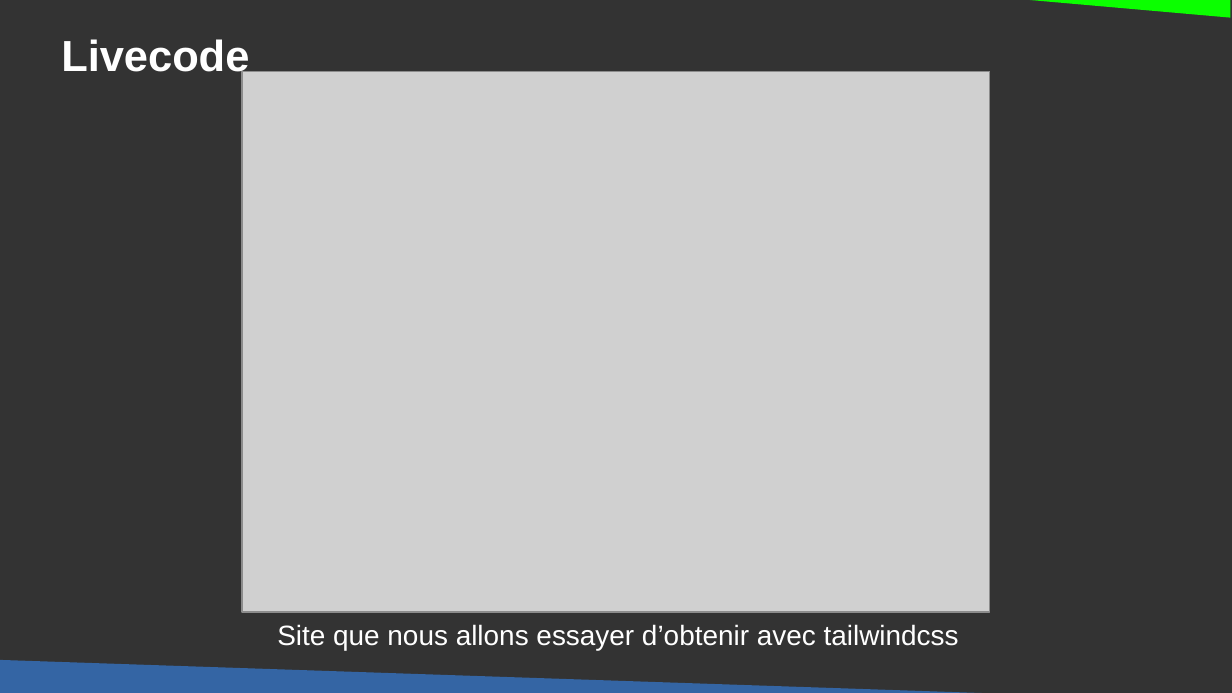
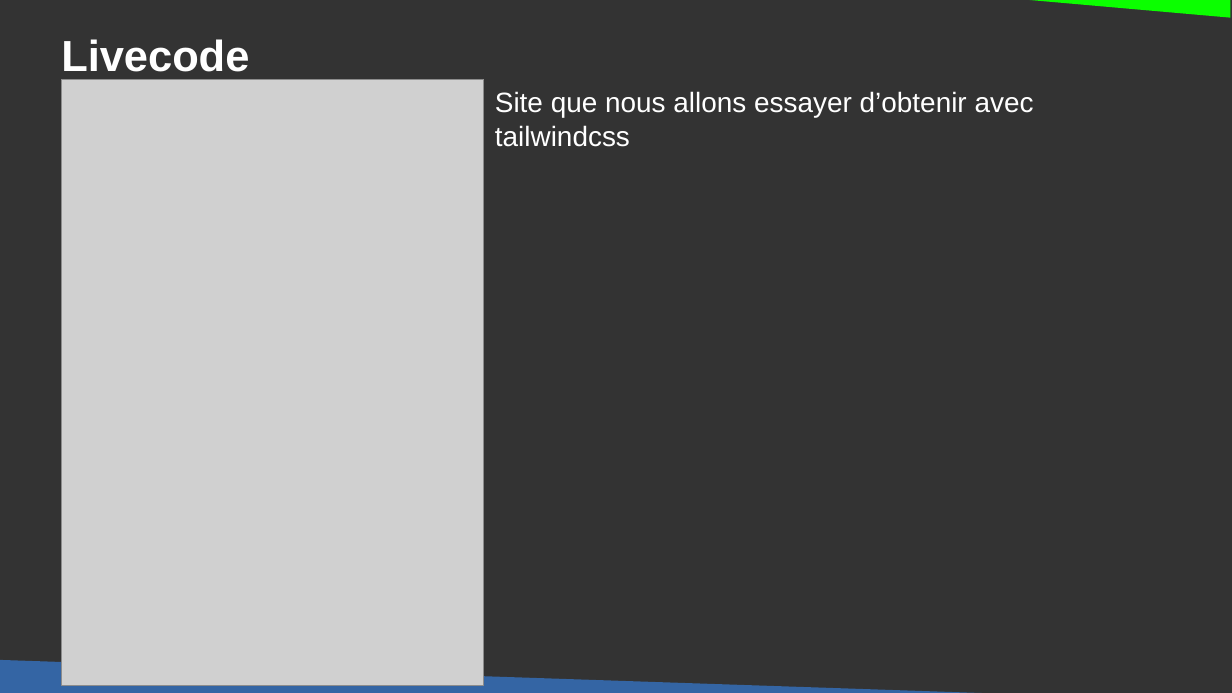
Before and after one commit to DanYellow/cours, a slide deck: slide 18 of integration-web-s2/cours-magistraux/numero-1/presentation.odp (slide 16 before the commit). Drawn at 1232x693 pixels with LibreOffice and Linux fonts; fonts in the diff are those of the drawing; grey boxes stand for pictures. Boxes give left, top, right and bottom in pixels: in the first picture for what was removed or moved away, otherwise in the second. Text is boxed around its words. In the diff, an @@ line names an element or a change of style, - is before the commit and + after.

```diff
--- a/integration-web-s2/cours-magistraux/numero-1/presentation.odp
+++ b/integration-web-s2/cours-magistraux/numero-1/presentation.odp
@@ picture: place and size @@
-picture at <box>243,72,991,613</box>
+picture at <box>61,79,484,685</box>
@@ text "Site que nous allons essayer ...": place and size @@
-text "Site que nous allons essayer ..." at <box>277,624,959,650</box>
+text "Site que nous allons essayer ..." at <box>495,91,1034,147</box>
@@ text "Site que nous allons essayer ..." at <box>495,91,1034,147</box>: alignment centre to left @@
```
Also in this commit, not shown: 6 other slides changed, 2 slides added, 1 other file.
